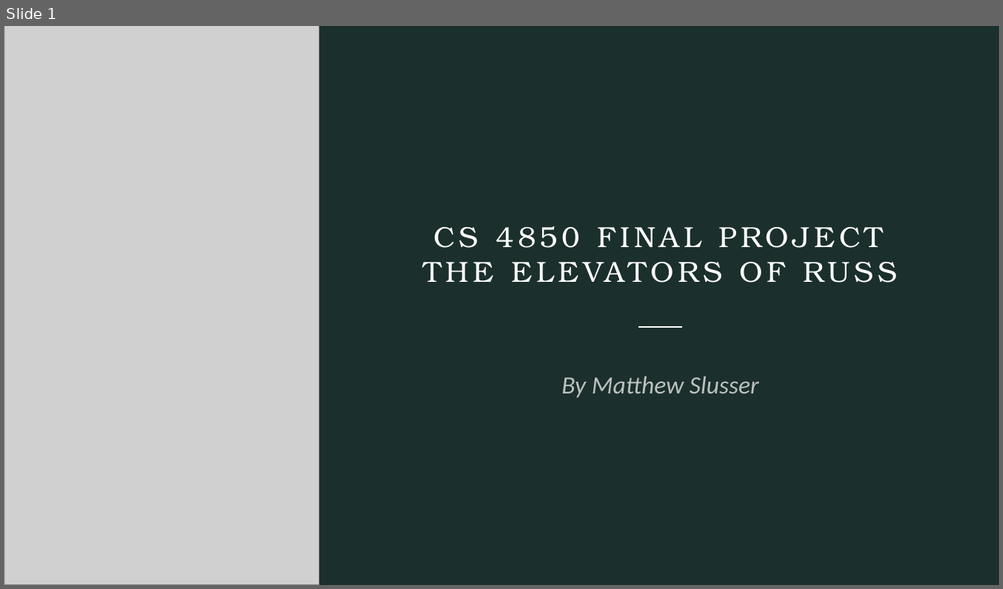
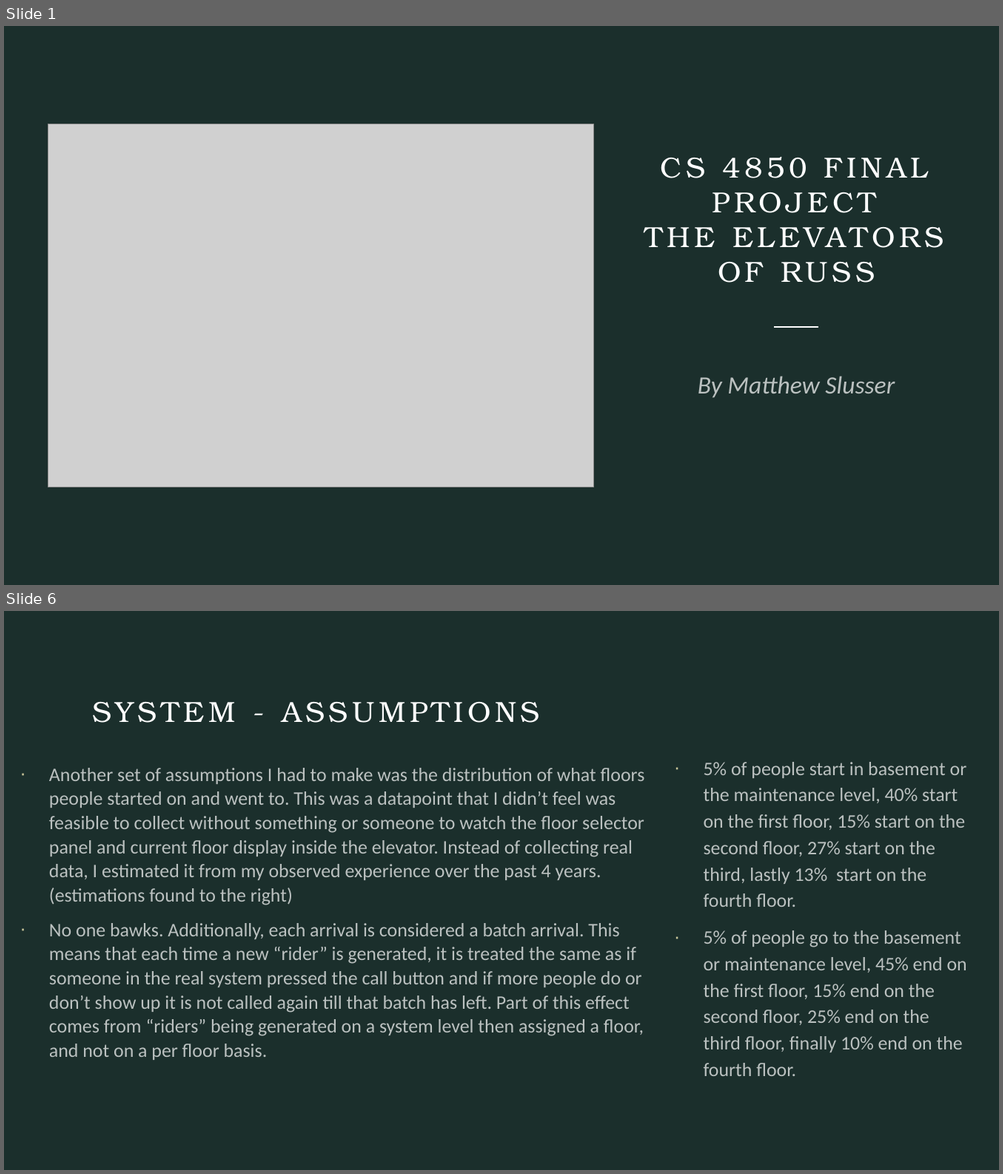
Before and after one commit to Sluss12/cs-4830-systems-simulation, a slide deck: Project 3/CS 4850 Final Project.pptx. Shown one above the other, each under a label of ours: slide 1 before the commit, slides 1 and 6 after it; the slides between them are not shown. The pictures are 1003x589 and 1003x1174 pixels, drawn with LibreOffice and Linux fonts; fonts in the diff are those of the drawing; grey boxes stand for pictures. Boxes give left, top, right and bottom in pixels: in the first picture for what was removed or moved away, otherwise in the second. Text is boxed around its words. In the diff, an @@ line names an element or a change of style, - is before the commit and + after.

```diff
--- a/Project 3/CS 4850 Final Project.pptx
+++ b/Project 3/CS 4850 Final Project.pptx
@@ slide 6 added at box(4, 611, 999, 1170), background #1B2F2C @@
@@ title added at box(92, 702, 539, 723), 28 pt, text #FFFFFF @@
+SYSTEM - ASSUMPTIONS
@@ text added at box(703, 762, 967, 1076), 18.5 pt, text #FFFFFF at 70% opacity @@
+· 5% of people start in basement or the maintenance level, 40% start on the first floor, 15% start on the second floor, 27% start on the third, lastly 13% start on the fourth floor.
+· 5% of people go to the basement or maintenance level, 45% end on the first floor, 15% end on the second floor, 25% end on the third floor, finally 10% end on the fourth floor.
@@ text added at box(49, 768, 645, 1060), 18.5 pt, text #FFFFFF at 70% opacity @@
+· Another set of assumptions I had to make was the distribution of what floors people started on and went to. This was a datapoint that I didn’t feel was feasible to collect without something or someone to watch the floor selector panel and current floor display inside the elevator. Instead of collecting real data, I estimated it from my observed experience over the past 4 years. (estimations found to the right)
+· No one bawks. Additionally, each arrival is considered a batch arrival. This means that each time a new “rider” is generated, it is treated the same as if someone in the real system pressed the call button and if more people do or don’t show up it is not called again till that batch has left. Part of this effect comes from “riders” being generated on a system level then assigned a floor, and not on a per floor basis.
@@ slide 1 changed as well @@
@@ picture removed at box(4, 26, 319, 585) @@
@@ title "CS 4850 FINAL PROJECT THE ..." rewrapped from box(433, 227, 882, 248) to box(660, 157, 928, 283) @@
@@ picture added at box(48, 124, 594, 487) @@
@@ line moved from (638, 327) - (683, 327) to (774, 327) - (818, 327) @@
@@ subtitle "By Matthew Slusser": place and size @@
-subtitle "By Matthew Slusser" at box(561, 376, 759, 398)
+subtitle "By Matthew Slusser" at box(697, 376, 894, 398)
```
Also in this commit, not shown: 1 other slide changed, 7 other slides added, 2 slides removed, 18 other files.
